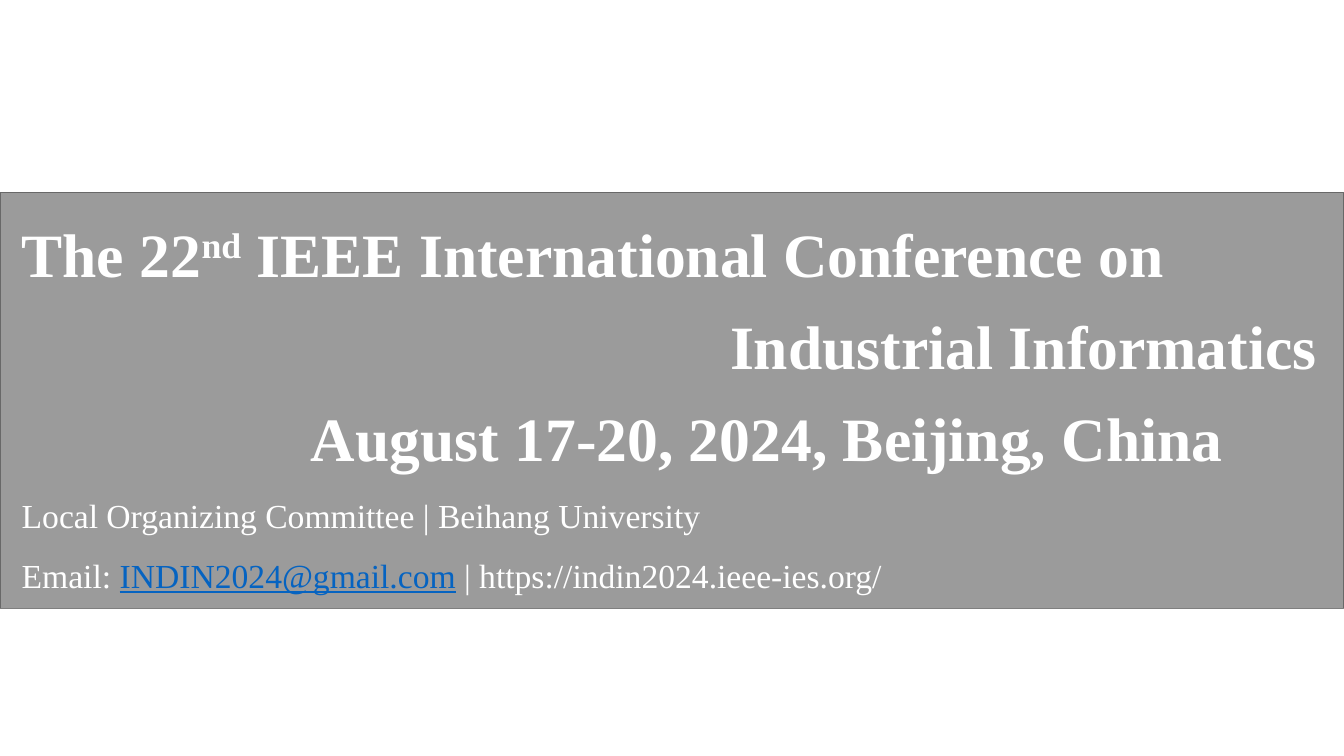
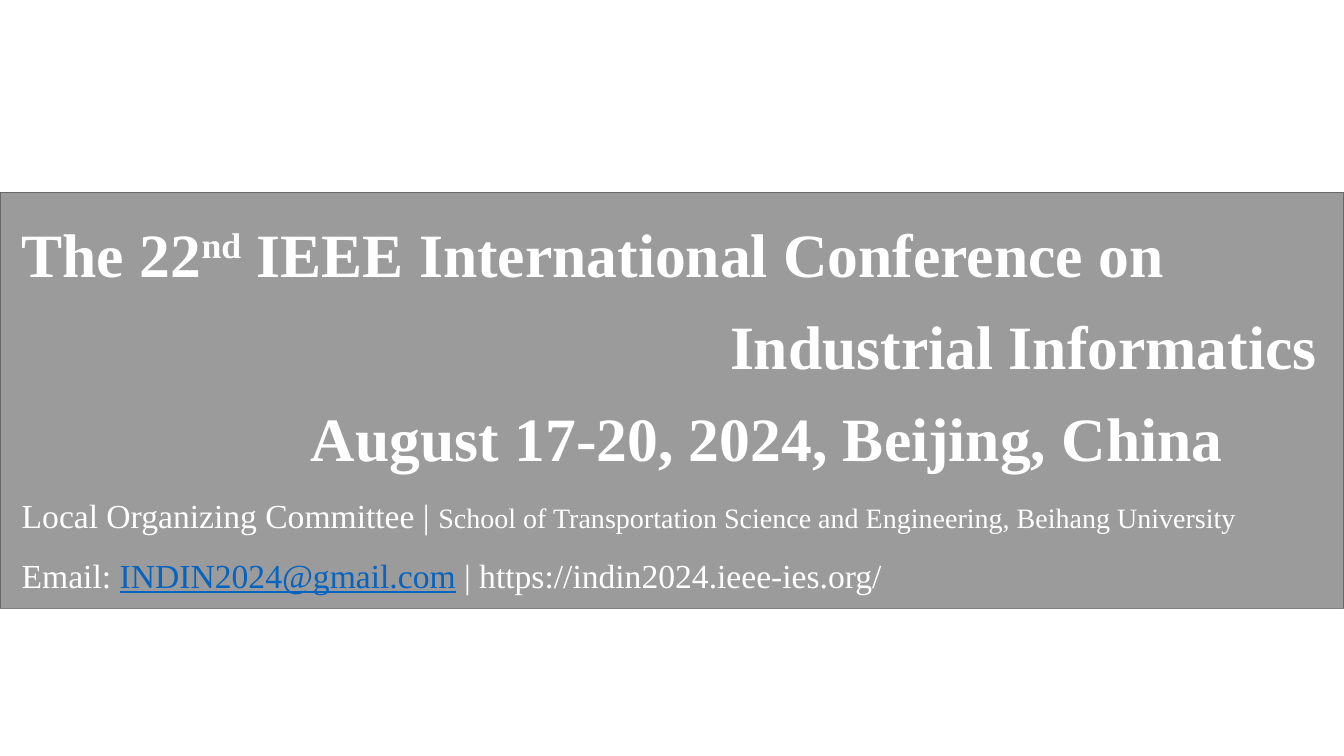
Before and after one commit to ieee-ies/indin2024.ieee-ies.org, a slide deck: slide 1 of BEIJING_img/新建 Microsoft PowerPoint 演示文稿.pptx. Drawn at 1344x756 pixels with LibreOffice and Linux fonts; fonts in the diff are those of the drawing; grey boxes stand for pictures. Boxes give left, top, right and bottom in pixels: in the first picture for what was removed or moved away, otherwise in the second. Text is boxed around its words. In the diff, an @@ line names an element or a change of style, - is before the commit and + after.

```diff
--- a/BEIJING_img/新建 Microsoft PowerPoint 演示文稿.pptx
+++ b/BEIJING_img/新建 Microsoft PowerPoint 演示文稿.pptx
@@ text at (x1=22, y1=505, x2=1235, y2=534): text changed; size 24 to 20 pt @@
-Local Organizing Committee | Beihang University
+Local Organizing Committee | School of Transportation Science and Engineering, Beihang University
```
Also in this commit, not shown: 14 other files.
